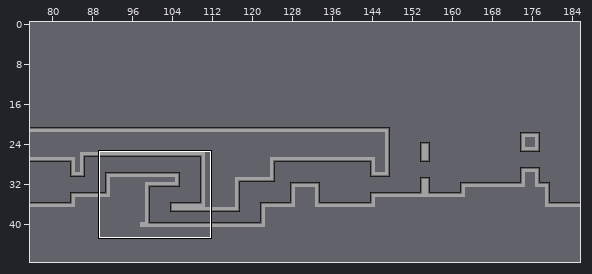
Two versions of a level (Tiled map, Maps/level2_01.tmx). Above: a wide view before the commit, with the close-up outlined.
Close-up. As it was:
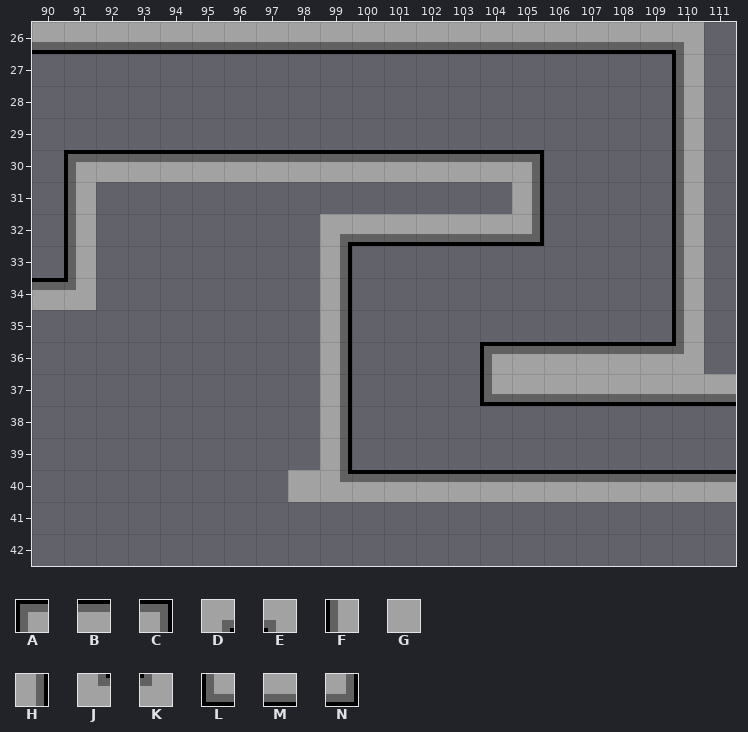
Cells are 32x32 px. Shown: x 90..111, y 26..42. The commit also changed other parts of the map, which this record leaves out.
Key: from "../Recess_Race_0_2/Assets/Rece": A 0, B 1, C 2, D 3, E 4, F 8, G 9, H 10, J 11, K 12, L 16, M 17, N 18.
_ is an empty cell.
Objects are placed by their top-left corner, in cells (3,4 is the top-left corner of cell 3,4); size is 1x1 cell unless given.
Layer "Tile Layer 1" before, first column x 90:
26 MMMMMMMMMMMMMMMMMMMME_
27 ____________________F_
28 ____________________F_
29 ____________________F_
30 _ABBBBBBBBBBBBBC____F_
31 _F_____________H____F_
32 _F_______DMMMMMN____F_
33 _F_______H__________F_
34 BK_______H__________F_
35 _________H__________F_
36 _________H____ABBBBBK_
37 _________H____LMMMMMMM
38 _________H____________
39 _________H____________
40 ________GJBBBBBBBBBBBB
41 ______________________
42 ______________________
The result:
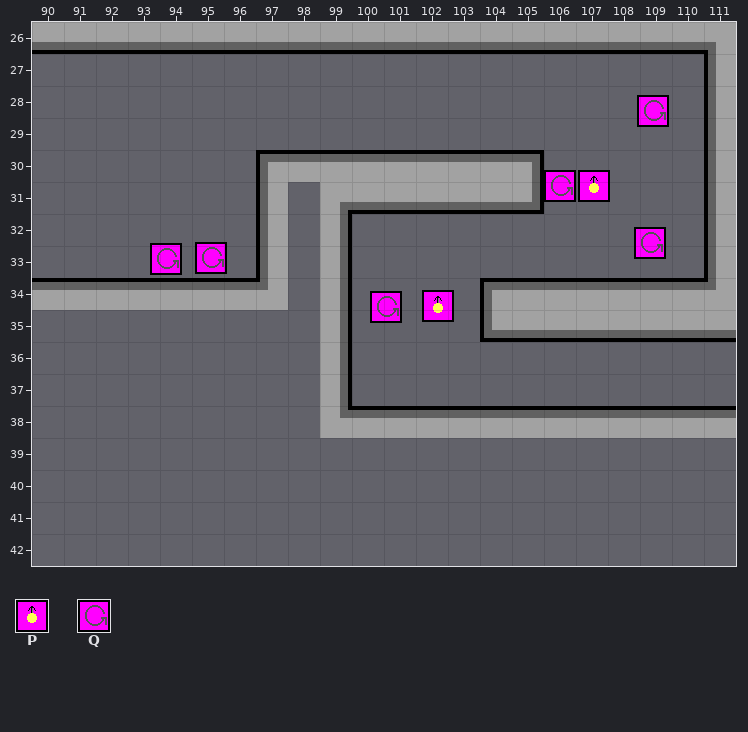
Further tiles: from "../Recess_Race_0_2/Assets/Rece": P 24, Q 34.
From old to new:
Layer "Tile Layer 1":
y 26: x 110..111 E_ -> ME
y 27..29: x 110..111 F_ -> _F
y 30: x 91..97 ABBBBBB -> ______A; x 110..111 F_ -> _F
y 31: x 91 F -> _; x 97 _ -> F; x 99..105 ______H -> DMMMMMN; x 110..111 F_ -> _F
y 32: x 91 F -> _; x 97 _ -> F; x 99..105 DMMMMMN -> H______; x 110..111 F_ -> _F
y 33: x 91 F -> _; x 97 _ -> F; x 110..111 F_ -> _F
y 34: x 91..97 K______ -> BBBBBBK; x 104..111 ______F_ -> ABBBBBBK
y 35: x 104..111 ______F_ -> LMMMMMMM
y 36: x 104..110 ABBBBBK -> _______
y 37: x 104..111 LMMMMMMM -> ________
y 38: x 99..111 H____________ -> JBBBBBBBBBBBB
y 39: x 99 H -> _
y 40: x 98..111 GJBBBBBBBBBBBB -> ______________
Layer "TennisBalls" (now shown):
added: P "TennisBall" at 107.1,30.6
added: Q "Garbage" at 95.1,32.9
added: Q "Garbage" at 93.7,32.9
added: P "TennisBall" at 102.2,34.4
Layer "Garbage" (now shown):
added: Q "Garbage" at 108.9,28.3
added: Q "Garbage" at 106,30.6
added: Q "Garbage" at 108.8,32.4
added: Q "Garbage" at 100.6,34.4
Changed places in both close-ups, as pixel boxes (x1, y1, x2, y2):
changed: (288, 22, 736, 502)
changed: (64, 150, 288, 310)
